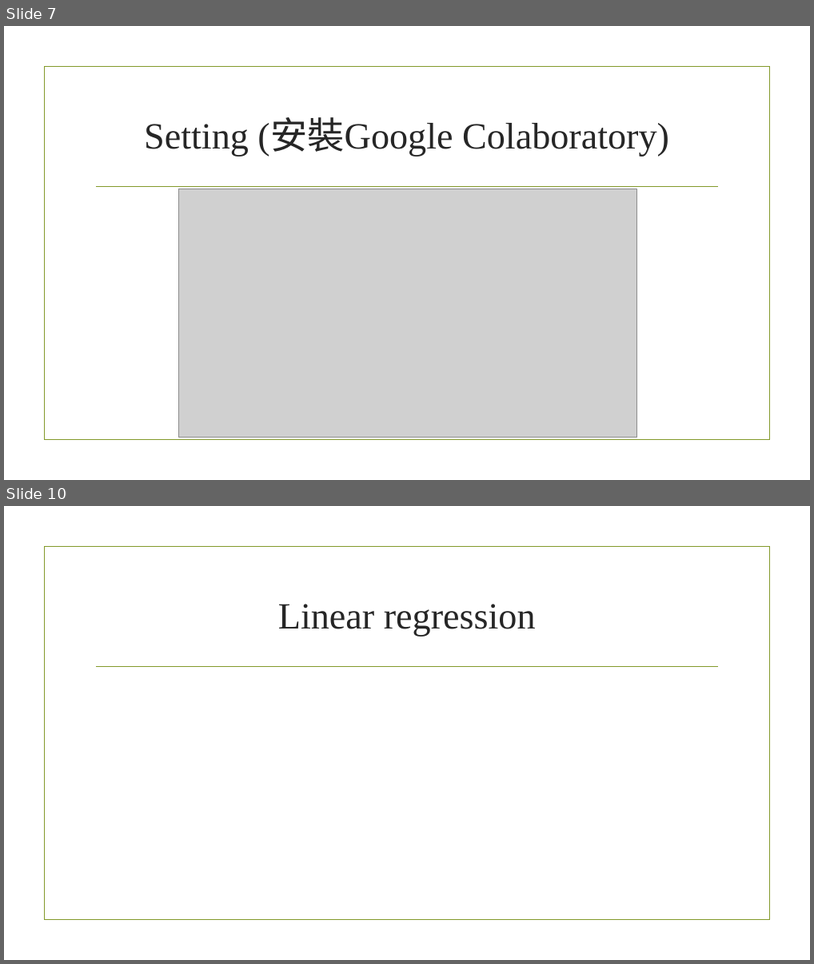
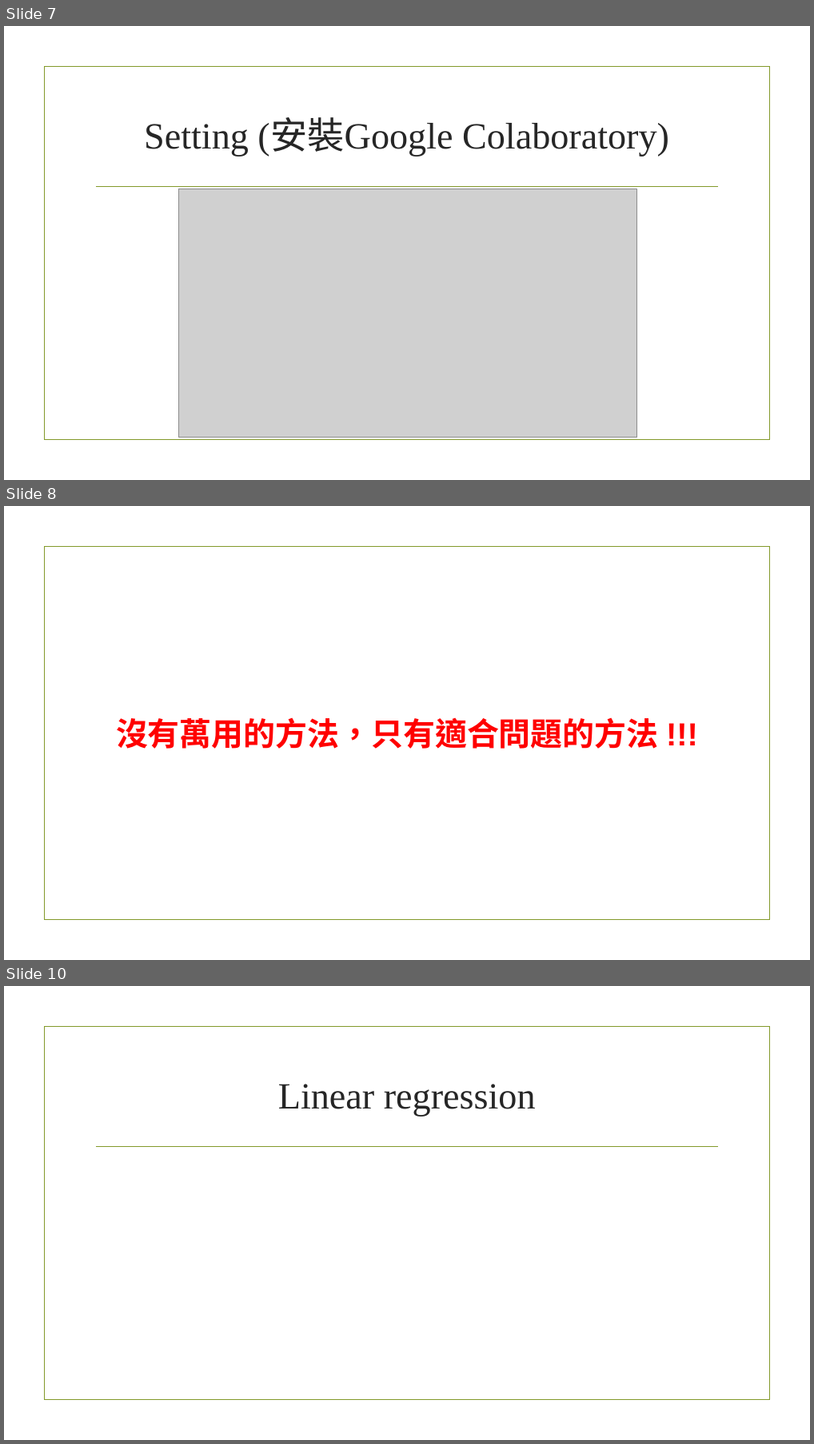
Before and after one commit to gama79530/ML_workshop, a slide deck: ML_workshop.pptx. Shown one above the other, each under a label of ours: slides 7 and 10 before the commit, slides 7, 8 and 10 after it; the slides between them are not shown. The pictures are 814x964 and 814x1444 pixels, drawn with LibreOffice and Linux fonts; fonts in the diff are those of the drawing; grey boxes stand for pictures; background and template pictures are left out. Boxes give left, top, right and bottom in pixels: in the first picture for what was removed or moved away, otherwise in the second. Text is boxed around its words. In the diff, an @@ line names an element or a change of style, - is before the commit and + after.

```diff
--- a/ML_workshop.pptx
+++ b/ML_workshop.pptx
@@ slide 8 added at (4, 506, 810, 960), background picture (left out); not listed: 1 template element that a slide beside it also shows @@
@@ text added at (116, 717, 659, 748), 38 pt, text #FF0000, bold @@
+沒有萬用的方法，只有適合問題的方法 !!!
```
Also in this commit, not shown: 6 slides changed, 1 other slide added, 1 slide removed, 5 other files.
